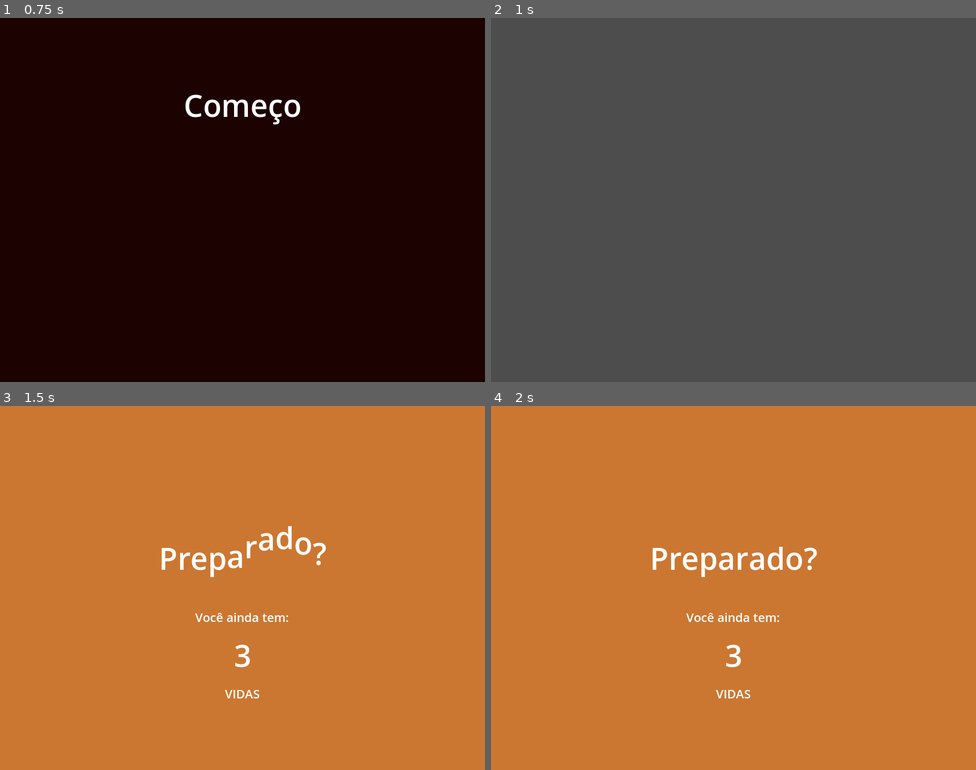
Above: before the commit, frames 1-4 (two rows, left to right).
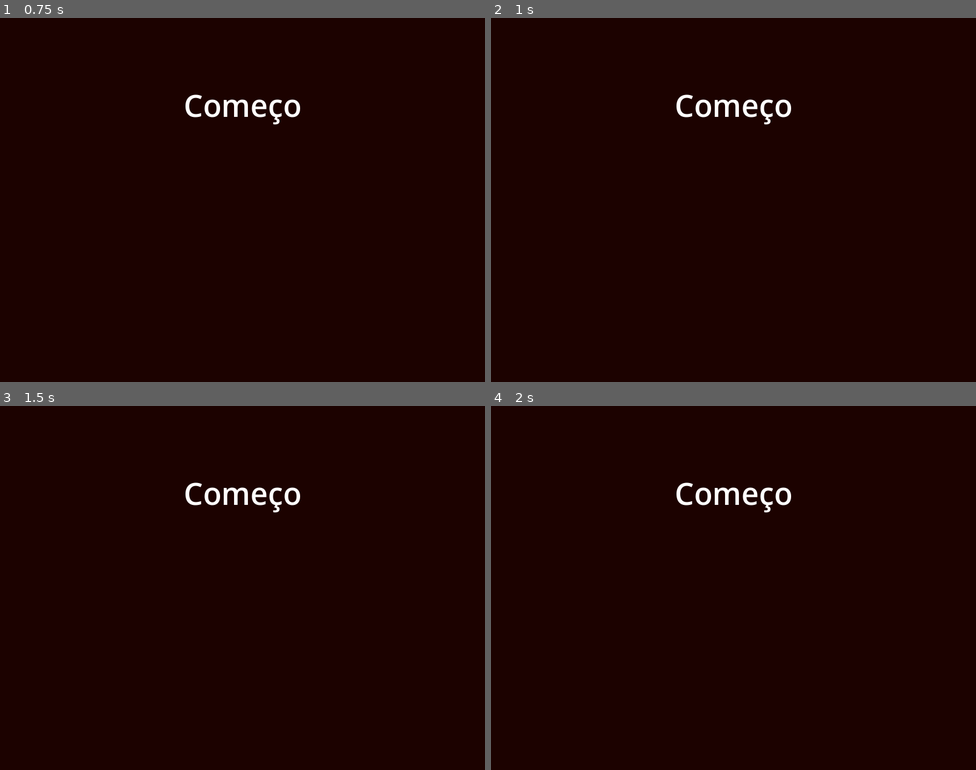
Above: after the commit, the same moments.

Repository: PrieTorres/nao-seja-demitido-game
Game: Godot game, scene res://Scenes/Beginning.tscn
The game is run twice, just before and just after one commit, with the same random seed, the same clock (stepped at 60 frames per second) and the same inputs. Video files are missing from this copy of the repository; at most half a second of black plays in their place.
Inputs (mouse positions are in pixels of both pictures, inside the frame that each line leads up to):
- Up to frame 1 (0.75 s): tap Enter (ui_accept) at 0.5 s; move the mouse to (349, 181) at 0.52 s; hold Right (right) from 0.53 s (still down); click (349, 181) at 0.67 s
- Up to frame 2 (1 s): keep holding Right (right); tap Enter (ui_accept) at 0.77 s
- Up to frame 3 (1.5 s): keep holding Right (right); move the mouse to (145, 606) at 1.27 s
- Up to frame 4 (2 s): keep holding Right (right); tap Enter (ui_accept) at 1.52 s

Frame 1 is identical in both runs. In frame 2, 100% of the frame differs, in the area x 0-100%, y 0-100%; in frame 3, 100%; in frame 4, 100%.

Commit message:
feat: final version

Diff:
--- a/Pri level/Level.tscn
+++ b/Pri level/Level.tscn
@@ -7,6 +7,7 @@
 [node name="Level" type="Node2D"]
 script = ExtResource("1_t7iv1")
 bug_scene = ExtResource("2_he06a")
+wait_time = 15.0
 
 [node name="LevelTimer" type="Timer" parent="."]
 one_shot = true
--- a/Pri level/scripts/Level.gd
+++ b/Pri level/scripts/Level.gd
@@ -1,13 +1,15 @@
 extends BaseLevel
+class_name LevelPri
 
 signal level_finished(success: bool)
 
 @export var target_kills: int = 10
 @export var level_duration_sec: int = 15
-@export var spawn_interval_sec: float = 0.8
+@export var spawn_interval_sec: float = 0.5
 @export var max_bugs_alive: int = 50
 @export var bug_scene: PackedScene
 @export var screen_rect: Rect2 = Rect2(128, 96, 540, 300)  # área da “tela do PC” no Background
+@export var Level: LevelPri
 
 @onready var _spawn_timer: Timer = $SpawnTimer
 @onready var _level_timer: Timer = $LevelTimer
@@ -24,6 +26,23 @@
 func _ready() -> void:
 	if(_result_label):
 		_result_label.visible = false
+
+	difficulty = LevelManager.difficulty
+	success_sounds = [
+		preload("res://All/pri1.wav"),
+	]
+
+	fail_sounds = [
+		preload("res://All/pribad1.wav"),
+	]
+
+	if difficulty == 1:
+		target_kills = 8
+	if difficulty == 2:
+		target_kills = 15
+	if difficulty == 3:
+		target_kills = 23
+
 	_kills = 0
 	_alive = 0
 	_time_left = level_duration_sec
@@ -94,6 +113,9 @@
 	_level_timer.stop()
 	_result_label.visible = true
 	_result_label.text = "✅ SUCESSO!" if success else "❌ FRACASSO"
+	if success == true:
+		_success()
+		is_finished = true
 	emit_signal("level_finished", success)
 
 func _update_ui() -> void:
--- a/Scenes/Credits.tscn
+++ b/Scenes/Credits.tscn
@@ -18,4 +18,17 @@
 offset_right = 792.0
 offset_bottom = 376.0
 theme_override_font_sizes/normal_font_size = 100
-text = "BOA!"
+text = "BOA!
+"
+
+[node name="RichTextLabel2" type="RichTextLabel" parent="."]
+offset_left = -2.0
+offset_top = 434.0
+offset_right = 800.0
+offset_bottom = 606.0
+text = "desenvolvido por: Kélcia Kohls, Priscila T., Estêvão G., Khaee W., Valmir J.
+
+Assests: https://lospec.com/gallery/congusbongus/flat-retro-computer
+https://pngtree.com/freepng/computer-bug-pixel-art-consequences-of-cybersecurity-threats-vector_12312435.html
+
+https://grafxkid.itch.io/"
--- a/Scenes/GameOver.tscn
+++ b/Scenes/GameOver.tscn
@@ -29,3 +29,15 @@
 offset_right = 565.0
 offset_bottom = 260.0
 text = "isso significa q vc perdeu..."
+
+[node name="RichTextLabel3" type="RichTextLabel" parent="."]
+offset_left = 7.0
+offset_top = 401.0
+offset_right = 806.0
+offset_bottom = 602.0
+text = "desenvolvido por: Kélcia Kohls, Priscila T., Estêvão G., Khaee W., Valmir J.
+
+Assests: https://lospec.com/gallery/congusbongus/flat-retro-computer
+https://pngtree.com/freepng/computer-bug-pixel-art-consequences-of-cybersecurity-threats-vector_12312435.html
+
+https://grafxkid.itch.io/"
--- a/Scenes/LevelManager.gd
+++ b/Scenes/LevelManager.gd
@@ -18,8 +18,8 @@
 var transition_going = false
 
 @onready var level_list: Array[PackedScene] = [
+	preload("res://Scenes/Levels/Estevao/Escova/EscovaLevel.tscn"),
 	preload("res://Pri level/Level.tscn"),
-	preload("res://Scenes/Levels/Estevao/Escova/EscovaLevel.tscn"),
 	preload("res://Scenes/Levels/Estevao/Patadas/Patadas.tscn"),
 	preload("res://Scenes/Levels/Estevao/LevelEstevao.tscn"),
 	preload("res://Kelcia Level/scene/level.tscn"),
@@ -30,6 +30,7 @@
 
 var level_start = [
 	"ESCOVA",
+	"MATE BUGS",
 	"NÃO LEVE PATADA",
 	"MARIO?",
 	"CAFÉZINHO"
@@ -37,8 +38,9 @@
 
 var level_sound = [
 	preload("res://Sounds/boca.wav"),
-	preload("res://All/kelciastart.wav"),
 	preload("res://All/pristart.wav"),
+	preload("res://All/neidebad3.wav"),
+	preload("res://Sounds/Estevao/ai sim.wav"),
 	preload("res://All/kelciastart.wav"),
 ]
 var level_start_index = 0
--- a/Scenes/beginning.gd
+++ b/Scenes/beginning.gd
@@ -1,5 +1,5 @@
 extends Node2D
 
 func _process(delta: float) -> void:
-	await get_tree().create_timer(1.0).timeout
+	await get_tree().create_timer(18.0).timeout
 	get_tree().change_scene_to_file("res://Scenes/LevelManager.tscn")
